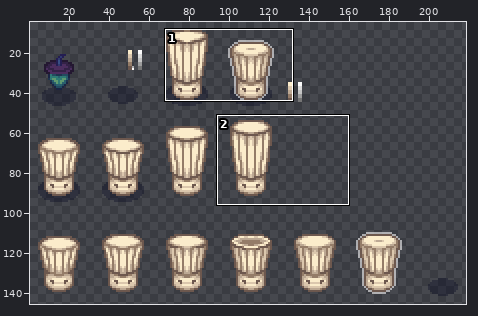
One commit to this pixel-art file: src/- Resource Dump/Aseprite/chef_hat.ase. Above: a wide view before the commit, with the close-up outlined.
Close-up. First the earlier version:
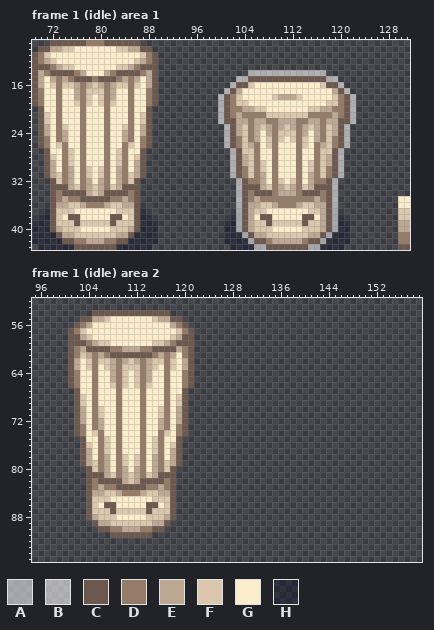
256x256 pixels, 9 frames. Colours within 5 levels of each other are drawn and written as one. Shown: frame 1 (idle) area 1: x 69..131, y 9..43; frame 1 (idle) area 2: x 95..159, y 52..95. The wide view leaves out empty margins. The commit also changed other frames or places, which this record leaves out.
Palette (. is transparent): A #cdced3b7  B #ffffff93  C #6d584e  D #947c68  E #bca893  F #dbc7ad  G #fbeccb  H #01041e55
And afterwards:
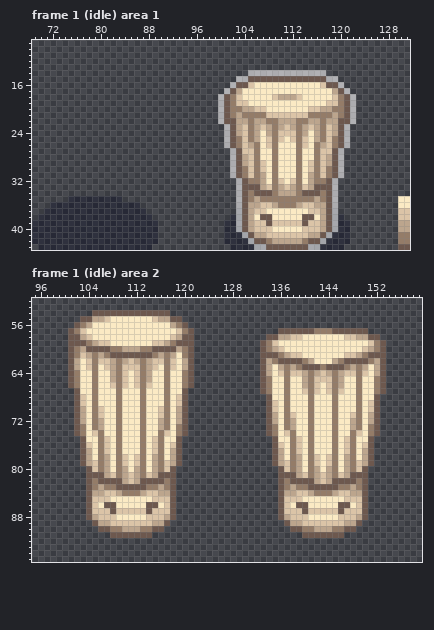
Changes in this commit:
colour E: #bca893 -> #bca58d
colour F: #dbc7ad -> #dbc4a7
colour G: #fbeccb -> #fbeac4
Changed rows in their new state; - is a pixel that keeps its letter.
Frame 1 (idle) area 1, layer "Layer 1":
first column x 69:
 9 ---...............---
10 -...................-
11 .....................
12 .....................
13 .....................
14 .....................
15 .....................
16 .....................
17 .....................
18 .....................
19 .....................
20 -...................-
21 -...................-
22 -...................-
23 -...................-
24 -...................-
25 -...................-
26 -...................-
27 --.................--
28 --.................--
29 --.................--
30 --.................--
31 --.................--
32 ---...............---
33 ---...............---
34 ---...............---
35 ---...HHHHHHHHH...---
36 ---HHHHHHHHHHHHHHH---
37 ---HHHHHHHHHHHHHHH---
38 ---HHHHHHHHHHHHHHH---
39 ---HHHHHHHHHHHHHHH---
40 ---HHHHHHHHHHHHHHH---
41 ----HHHHHHHHHHHHH----
42 -----HHHHHHHHHHH-----
43 -------HHHHHHH-------
Frame 1 (idle) area 2, layer "Layer 1":
first column x 133:
57 ---CCCCCCDDDCCCCCC---
58 -CCEEFFGGGGGGGFFEECC-
59 CDFGGGGGGGGGGGGGGGFDC
60 CDEFGGGGGGGGGGGGGFEDC
61 CCCDEFFGGGGGGGFFEDCCC
62 CEDCCCCDEGGGEDCCCCDEC
63 CEGEDEDCCCDCCCDEDEGEC
64 CEGFDFFEDEFEDEFFDFGEC
65 CDGGDGGEDFFFDEGGDGGDC
66 CDGGDGGEDFGFDEGGDGGDC
67 CDGGDGGFDFGFDFGGDGGDC
68 -CGGDGGGDGGGDGGGDGGC-
69 -CFGDGGGDGGGDGGGDGFC-
70 -CFGDGGGDGGGDGGGDGFC-
71 -CEGDFGGDGGGDGGFDGEC-
72 -CEGDEGGDGGGDGGEDGEC-
73 -CDGDEGGDGGGDGGEDGDC-
74 -CDGFDGGDGGGDGGDFGDC-
75 --CGGDFGDGGGDGFDGGC--
76 --CFGDFGDGGGDGFDGFC--
77 --CEGDFGDGGGDGFDGEC--
78 --CEGDEGDFGFDGEDGEC--
79 --CEFDEGDFGFDGEDFEC--
80 ---CFDEGDEGEDGEDFC---
81 ---CCCEFDEFEDFECCC---
82 ---CDCCCCEFECCCCDC---
83 ---CDEDDCCCCCDDEDC---
84 ---CEEFFEDDDEFFEEC---
85 ---CFFFGGGGGGGFFFC---
86 ---CFGCCGGGGGCCGFC---
87 ---CFFFCFFFFFCFFFC---
88 ---CEFFFGGGGGFFFEC---
89 ----CEEFFFFFFFEEC----
90 -----CCDDEEEDDCC-----
91 -------CCCCCCC-------
Pixel boxes of the changes (left, top, right, bottom) in both close-ups:
changed: (32, 40, 158, 250)
changed: (236, 82, 338, 244)
changed: (398, 196, 410, 232)
changed: (74, 316, 188, 532)
added: (260, 328, 386, 538)
